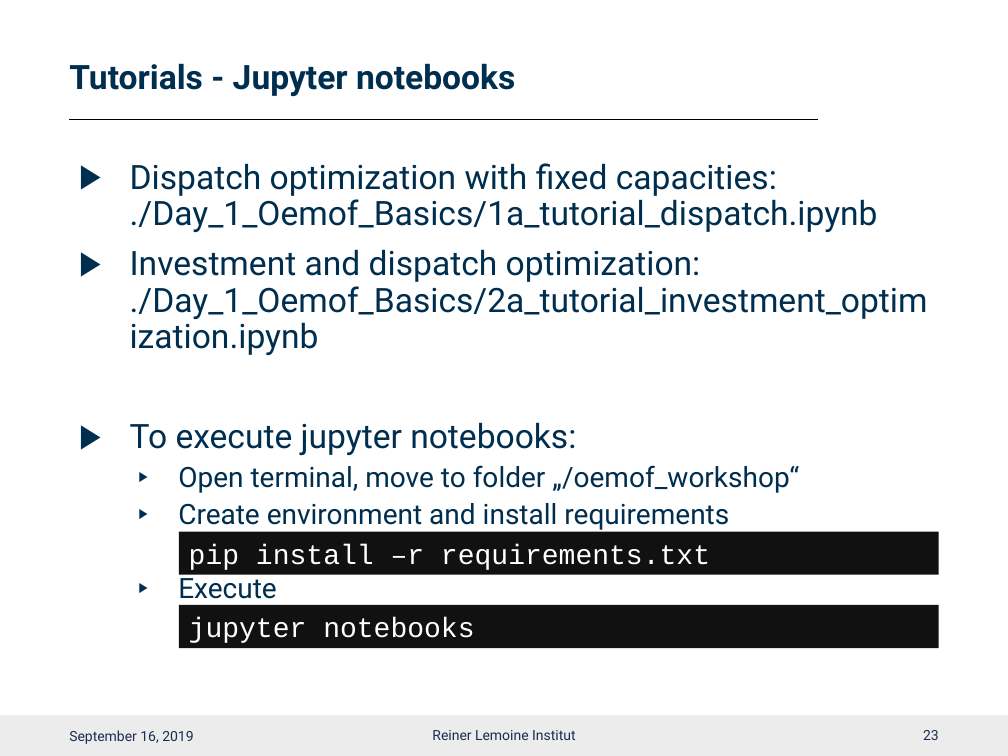
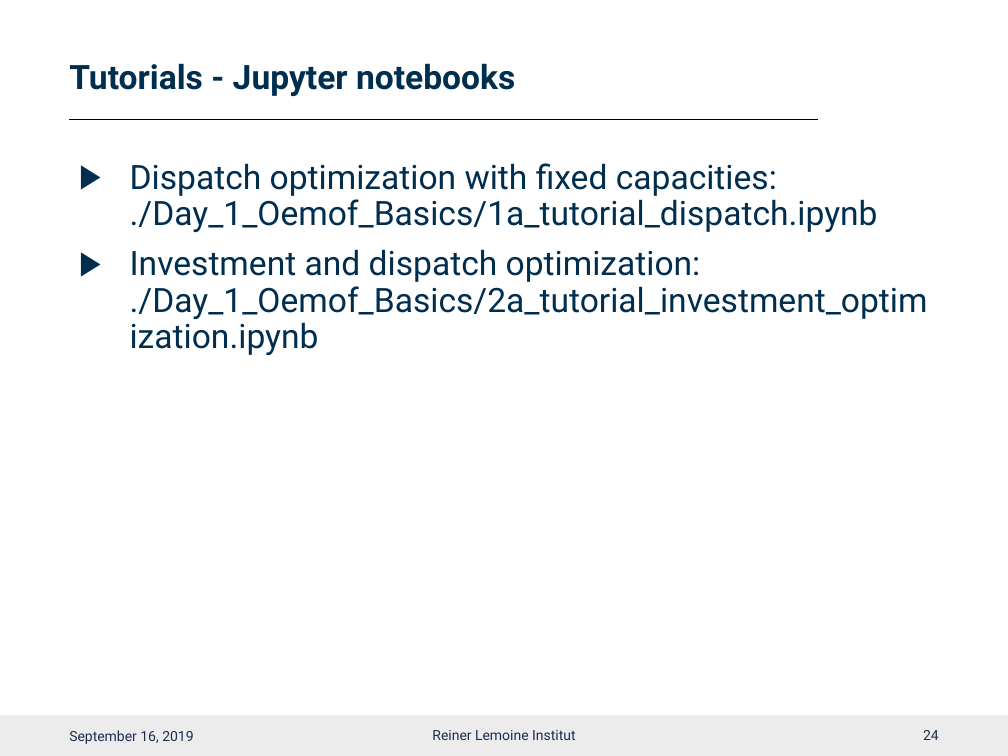
Before and after one commit to smartie2076/oemof_workshop, a slide deck: slide 25 of Oemof_Workshop_03_Basics.pptx (slide 24 before the commit). Drawn at 1008x756 pixels with LibreOffice and Linux fonts; fonts in the diff are those of the drawing; background and template pictures are left out. Boxes give left, top, right and bottom in pixels: in the first picture for what was removed or moved away, otherwise in the second. Text is boxed around its words. In the diff, an @@ line names an element or a change of style, - is before the commit and + after.

```diff
--- a/Oemof_Workshop_03_Basics.pptx
+++ b/Oemof_Workshop_03_Basics.pptx
@@ text at <box>130,422,799,606</box>: paragraphs removed @@
-▶ To execute jupyter notebooks:
-  ▶ Open terminal, move to folder „/oemof_workshop“
-  ▶ Create environment and install requirements
-  ▶ Execute
@@ rectangle removed at <box>178,531,938,575</box> @@
-pip install –r requirements.txt
@@ rectangle removed at <box>178,605,938,648</box> @@
-jupyter notebooks
@@ page number at <box>923,730,939,740</box>: text changed @@
-23
+24
```
Also in this commit, not shown: 2 other slides changed, 1 slide added, 8 other files.
